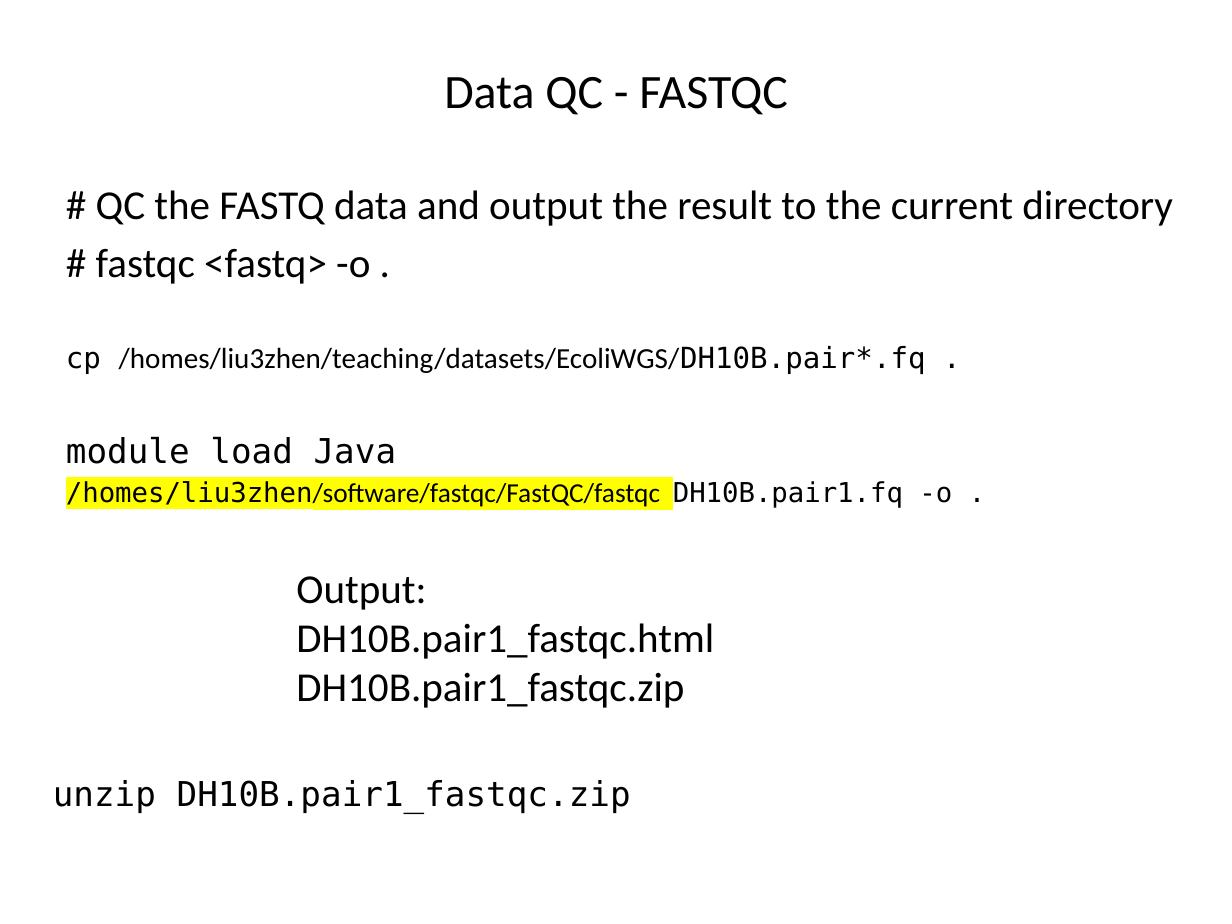
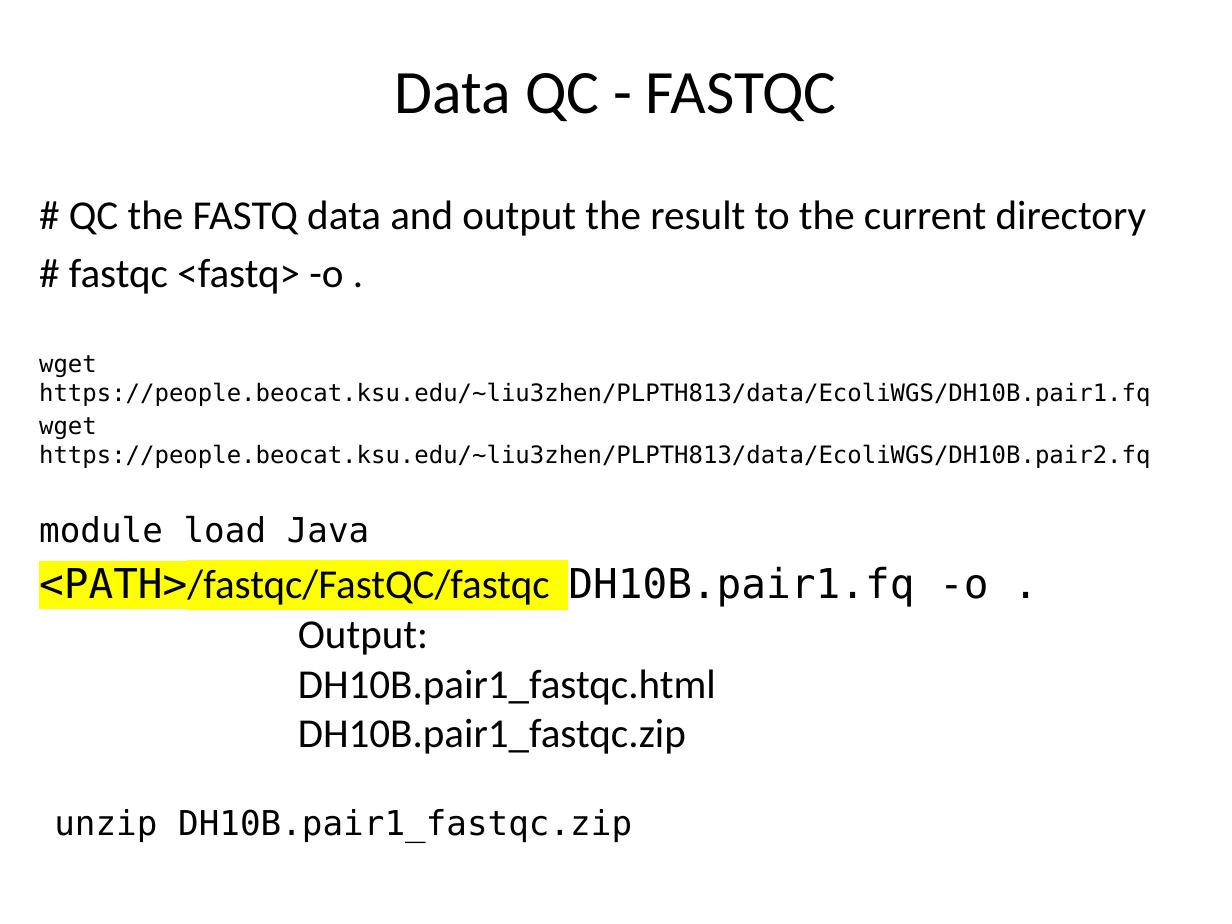
Before and after one commit to liu3zhenlab/teaching, a slide deck: slide 7 of PLPTH813Bioinformatis/2023/labs/lab04_NGS.pptx (slide 5 before the commit). Drawn at 1232x924 pixels with LibreOffice and Linux fonts; fonts in the diff are those of the drawing. Boxes give left, top, right and bottom in pixels: in the first picture for what was removed or moved away, otherwise in the second. Text is boxed around its words. In the diff, an @@ line names an element or a change of style, - is before the commit and + after.

```diff
--- a/PLPTH813Bioinformatis/2023/labs/lab04_NGS.pptx
+++ b/PLPTH813Bioinformatis/2023/labs/lab04_NGS.pptx
@@ title "Data QC - FASTQC" at [395,73,837,121]: size 28 to 36 pt @@
@@ text "# QC the FASTQ data ...": place and size @@
-text "# QC the FASTQ data ..." at [66,190,1173,508]
+text "# QC the FASTQ data ..." at [39,200,1150,607]
@@ text at [39,355,1150,468]: text changed; size 17 to 14 pt; font Calibri to DejaVu Sans Mono @@
-cp /homes/liu3zhen/teaching/datasets/EcoliWGS/DH10B.pair*.fq .
+wget https://people.beocat.ksu.edu/~liu3zhen/PLPTH813/data/EcoliWGS/DH10B.pair1.fq
+wget https://people.beocat.ksu.edu/~liu3zhen/PLPTH813/data/EcoliWGS/DH10B.pair2.fq
@@ text at [39,566,988,607]: text changed; size 16 to 24 pt @@
-/homes/liu3zhen/software/fastqc/FastQC/fastqc DH10B.pair1.fq -o .
+<PATH>/fastqc/FastQC/fastqc DH10B.pair1.fq -o .
@@ text "Output:": place and size @@
-text "Output:" at [296,576,714,708]
+text "Output:" at [298,621,716,754]
@@ text "unzip DH10B.pair1_fastqc.zip": place and size @@
-text "unzip DH10B.pair1_fastqc.zip" at [53,780,631,814]
+text "unzip DH10B.pair1_fastqc.zip" at [54,809,632,842]
```
Also in this commit, not shown: 14 other slides changed, 3 slides added, 2 slides removed, 4 other files.
